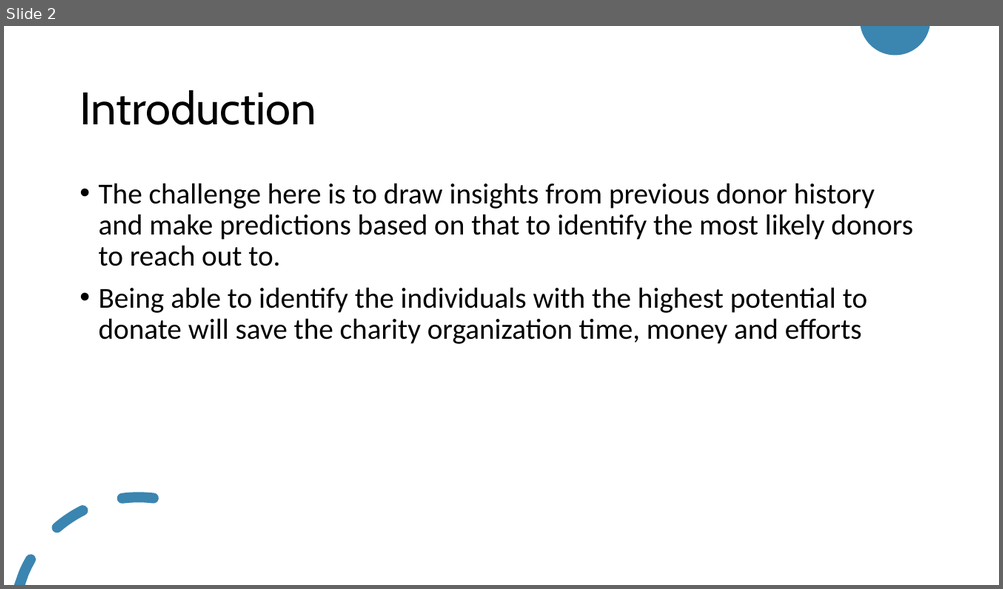
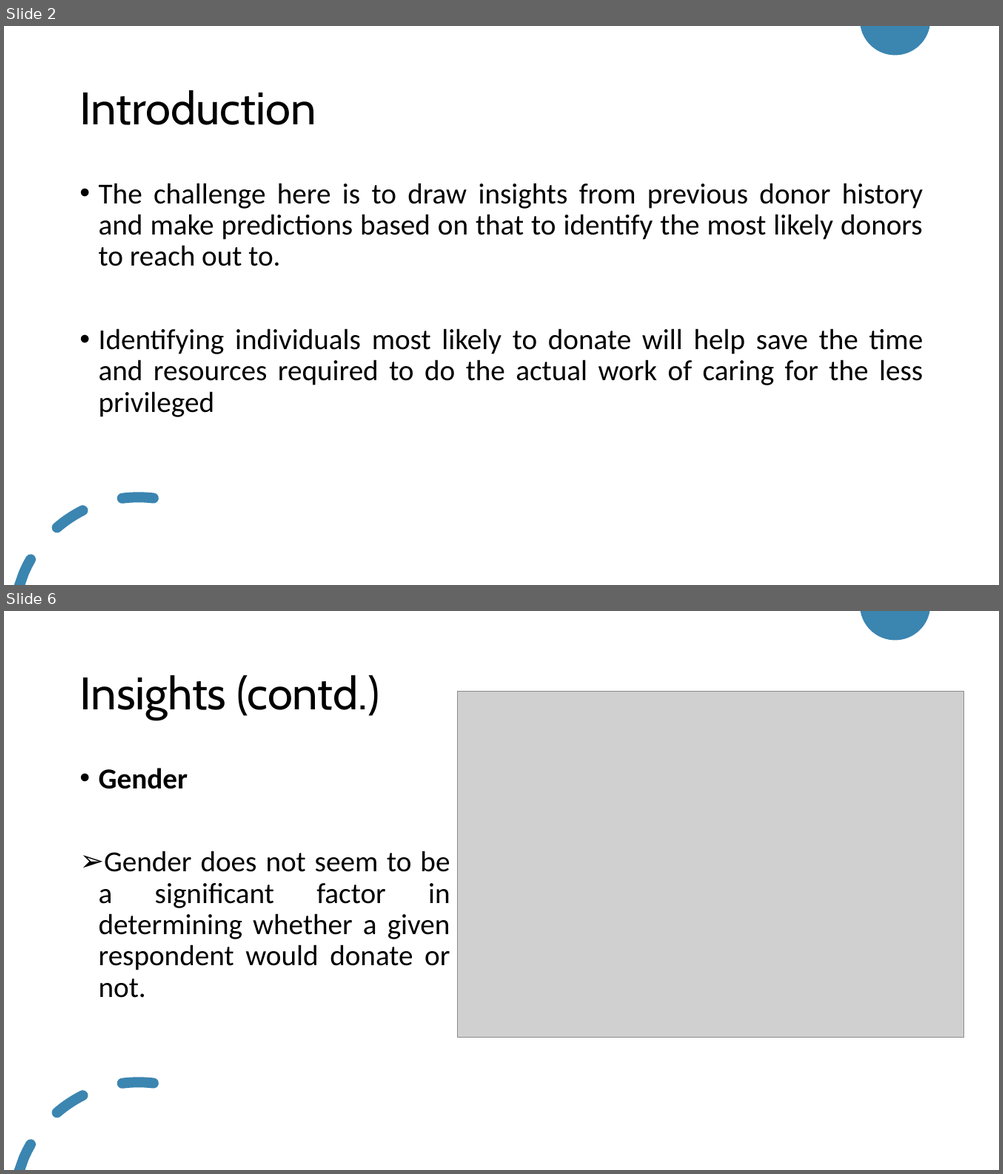
Before and after one commit to Ay-slim/Data-Science-Portfolio--Ayooluwa, a slide deck: Donor_prediction_challenge/Presentation.pptx. Shown one above the other, each under a label of ours: slide 2 before the commit, slides 2 and 6 after it; the slides between them are not shown. The pictures are 1003x589 and 1003x1174 pixels, drawn with LibreOffice and Linux fonts; fonts in the diff are those of the drawing; grey boxes stand for pictures. Boxes give left, top, right and bottom in pixels: in the first picture for what was removed or moved away, otherwise in the second. Text is boxed around its words. In the diff, an @@ line names an element or a change of style, - is before the commit and + after.

```diff
--- a/Donor_prediction_challenge/Presentation.pptx
+++ b/Donor_prediction_challenge/Presentation.pptx
@@ slide 6 added at <box>4,611,999,1170</box>, background #FFFFFF; not listed: 2 template elements that a slide beside it also shows @@
@@ title added at <box>79,675,379,720</box>, 44 pt, text #000000 @@
+Insights (contd.)
@@ picture added at <box>458,692,964,1038</box> @@
@@ text added at <box>99,768,450,998</box>, 28 pt, text #000000 @@
+• Gender
+➢ Gender does not seem to be a significant factor in determining whether a given respondent would donate or not.
@@ slide 2 changed as well @@
@@ text at <box>99,183,922,266</box>: alignment left to justified @@
@@ text at <box>99,329,923,417</box>: text changed @@
-• Being able to identify the individuals with the highest potential to donate will save the charity organization time, money and efforts
+• Identifying individuals most likely to donate will help save the time and resources required to do the actual work of caring for the less privileged
```
Also in this commit, not shown: 4 other slides changed, 5 other slides added, 2 slides removed, 1 other file.
